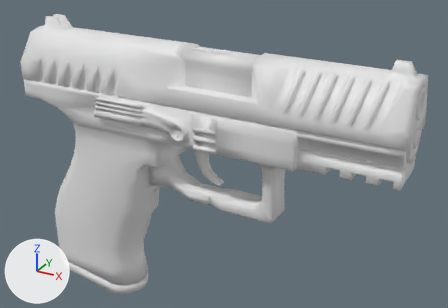
What one commit did to the FBX model Assets/Models/p99qNEWANDIMPROVED!!!!.fbx.
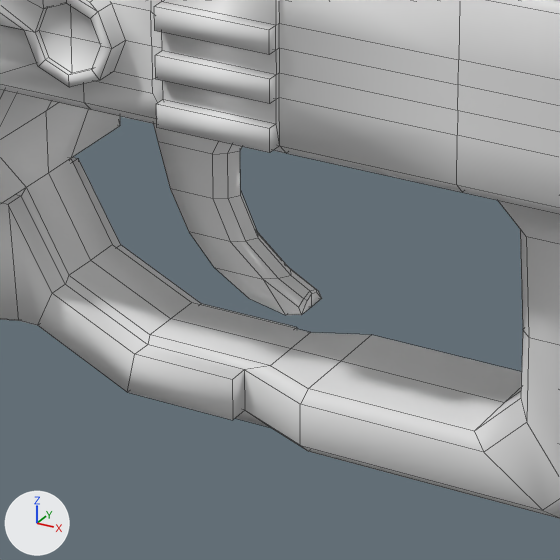
Old and new are each drawn whole from a 50 mm lens placed at (39.1, -213.5, 61.5), pointed at (-83.4, 9.3, -49.9) and again close up on the part from 37% to 60% of the width and 41% to 75% of the height. Every picture has the same lights, and +X, +Y and +Z are marked at lower left. The close-ups show mesh edges as thin lines. Where no turn or scale is listed for an object, it has been applied to the vertices.

The scene before the commit, as lines of its bpy script (objects in view):
```python
me_p99_halb_edit_002 = bpy.data.meshes.new('P99 halb Edit.002')
me_p99_halb_edit_002.from_pydata(...)  # 1191 vertices, 1172 faces; spans x -178.0..-1.0, y -16.0..16.0, z -130.0..-16.0
me_p99_halb_edit_002.materials.append(mat_grip)  # white #e7e7e7
me_p99_halb_edit_015 = bpy.data.meshes.new('P99 halb Edit.015')
me_p99_halb_edit_015.from_pydata(...)  # 75 vertices, 72 faces; spans x -105.5..-79.0, y -1.7..1.7, z -60.0..-40.0
me_p99_halb_edit_015.materials.append(mat_blackplastic)  # white #e7e7e7
ob_griplopo = bpy.data.objects.new('GripLoPo', me_p99_halb_edit_002)
ob_griplopo.location = (0.0, 0.0, 0.0)
ob_triggerlopo = bpy.data.objects.new('TriggerLoPo', me_p99_halb_edit_015)
ob_triggerlopo.location = (0.0, 0.0, 0.0)
```
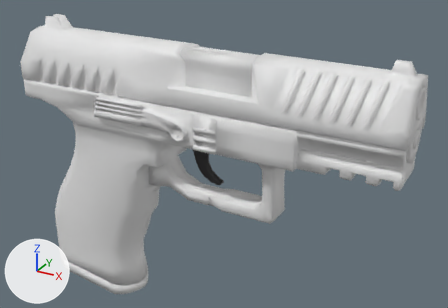
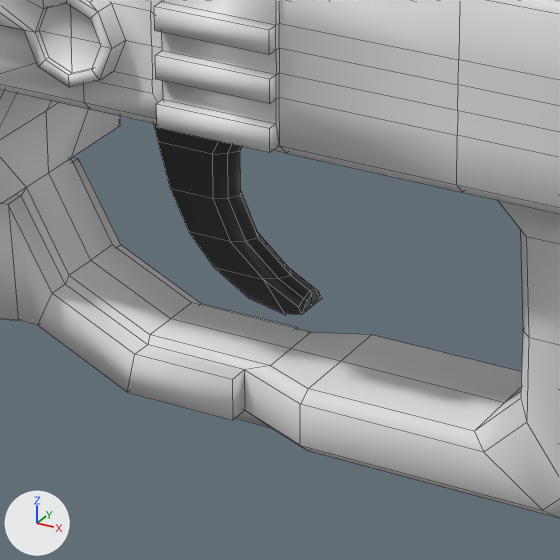
Diff of the bpy script that builds the scene:
```diff
--- a/Assets/Models/p99qNEWANDIMPROVED!!!!.fbx.py
+++ b/Assets/Models/p99qNEWANDIMPROVED!!!!.fbx.py
@@ img_triggernormal_png @@
+img_triggernormal_png = load_image('TriggerNormal.png', '../Materials/P99QNEWANDIMPROVED/TriggerNormal.png', 1024, 1024, 'Non-Color')
@@ img_triggeralbedo_png @@
+img_triggeralbedo_png = load_image('TriggerAlbedo.png', '../Materials/P99QNEWANDIMPROVED/TriggerAlbedo.png', 1024, 1024, 'sRGB')
@@ mat_trigger @@
+mat_trigger = bpy.data.materials.new('trigger')
+# uses the picture img_triggeralbedo_png
+# uses the picture img_triggernormal_png
@@ me_p99_halb_edit_015 @@
 me_p99_halb_edit_015.from_pydata(...)  # 75 vertices, 72 faces; spans x -105.5..-79.0, y -1.7..1.7, z -60.0..-40.0
-me_p99_halb_edit_015.materials.append(mat_blackplastic)  # white #e7e7e7
+me_p99_halb_edit_015.materials.append(mat_trigger)
```

Pixel boxes (x1, y1, x2, y2) of what changed, in the close-ups (560 x 560 px):
'TriggerLoPo', recoloured (grey to black): (154, 124, 322, 315) in both
